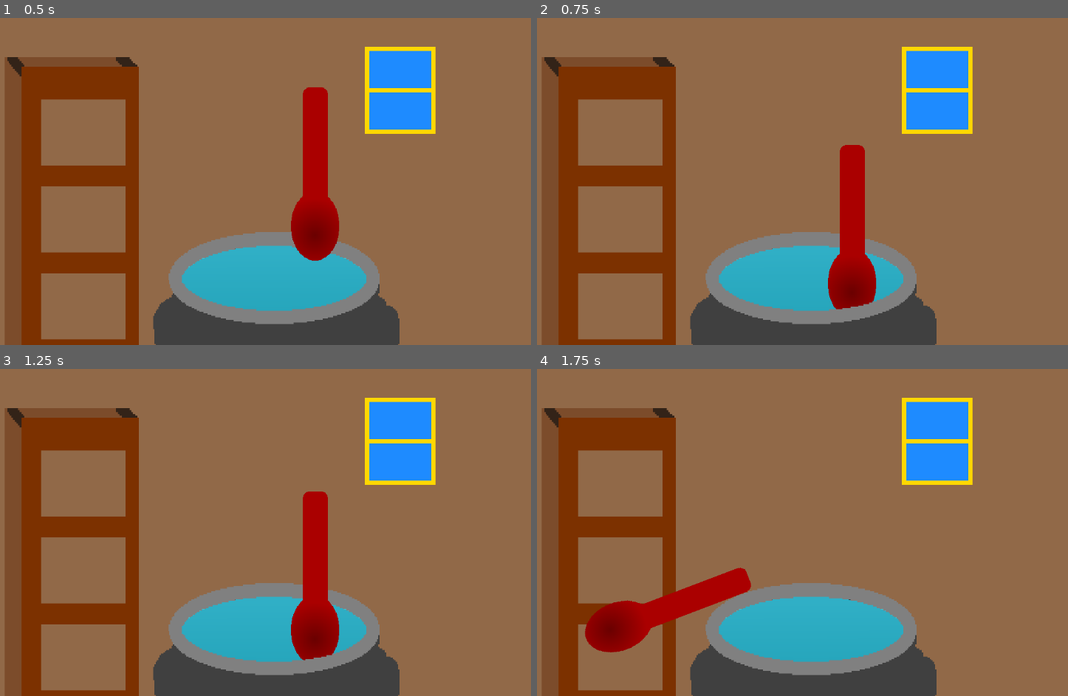
Above: before the commit, frames 1-4 (two rows, left to right).
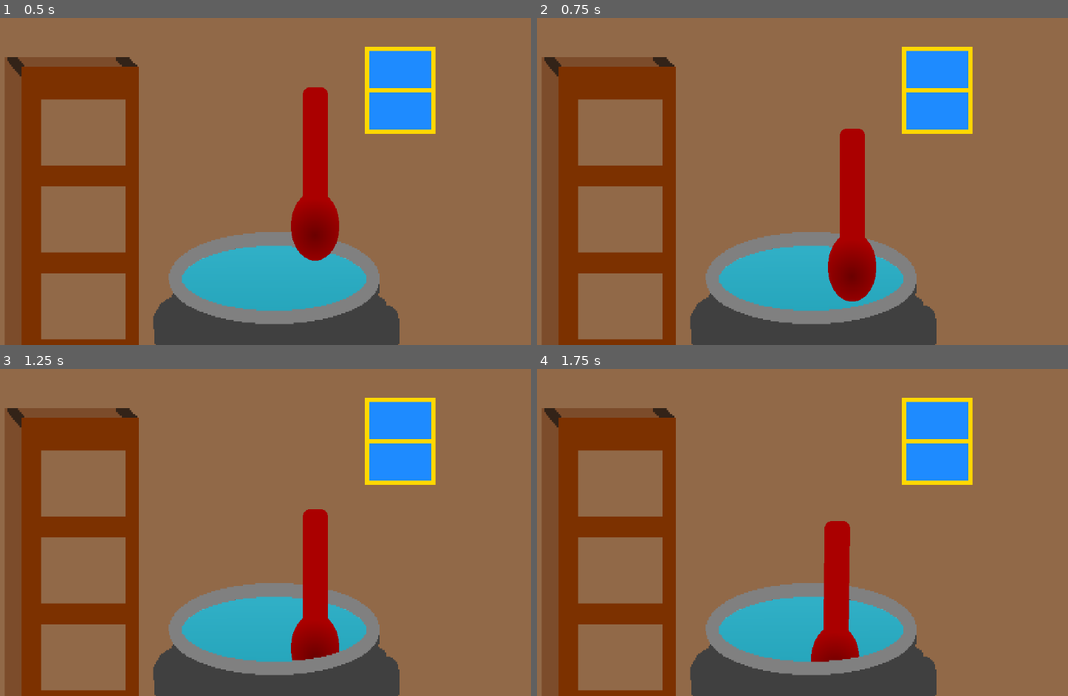
Above: after the commit, the same moments.

Repository: Moon613/Potions-Please
Game: Godot game, scene res://potion_brewing.tscn
The game is run twice, just before and just after one commit, with the same random seed, the same clock (stepped at 60 frames per second) and the same inputs. The project has no main scene, so this scene is started directly.
Inputs (mouse positions are in pixels of both pictures, inside the frame that each line leads up to):
- Up to frame 1 (0.5 s): no input
- Up to frame 2 (0.75 s): move the mouse to (850, 142) at 0.52 s; hold Right (ui_right) from 0.53 s (still down); hold Ctrl from 0.53 s (still down); click (850, 142) at 0.67 s
- Up to frame 3 (1.25 s): keep holding Right (ui_right); keep holding Ctrl
- Up to frame 4 (1.75 s): move the mouse to (690, 545) at 1.27 s; release Right (ui_right) at 1.28 s; release Ctrl at 1.28 s; hold Down (ui_down) from 1.28 s (still down); tap Ctrl at 1.35 s; click (690, 545) at 1.42 s

Frame 1 is identical in both runs. In frame 2, 1.1% of the frame differs, in the area x 54-64%, y 33-90%; in frame 3, 0.9%; in frame 4, 5.4%, in the area x 9-61%, y 46-90%.

Commit message:
More spoon physics

Diff:
--- a/src/Spoon.gd
+++ b/src/Spoon.gd
@@ -13,6 +13,15 @@
 
 		self.linear_velocity.y += (goal - self.position).normalized().y * (1000*abs(goal.y - self.position.y)) * delta;
 		self.linear_velocity.x += (goal - self.position).normalized().x * (1000*abs(goal.x - self.position.x)) * delta;
+		self.linear_velocity.x = clamp(self.linear_velocity.x, -1000, 1000);
+		self.linear_velocity.y = clamp(self.linear_velocity.y, -1000, 1000);
+
+		if get_colliding_bodies().is_empty():
+			self.constant_torque = -100000000 * self.rotation * delta;
+		else:
+			self.constant_torque = 0;
+			#self.linear_velocity.x = clamp(self.linear_velocity.x, -100, 100);
+			#self.linear_velocity.y = clamp(self.linear_velocity.y, -100, 100);
 
 # Called every frame. 'delta' is the elapsed time since the previous frame.
 func _process(delta):
@@ -25,12 +34,15 @@
 		if event.button_index == 1:
 			# A mouse press OR release.
 			if event.pressed:
-				self.gravity_scale = 50;
+				self.gravity_scale = 5;
 				self.linear_damp = 10;
 				FOLLOW_MOUSE = true;
 				RELATIVE_MOUSE_POSITION = self.position - get_global_mouse_position();
+				self.center_of_mass = RELATIVE_MOUSE_POSITION;
 			else:
 				self.linear_damp = 0;
 				self.gravity_scale = 1;
+				self.constant_torque = 0;
 				FOLLOW_MOUSE = false;
+				self.center_of_mass = Vector2(0,300);
 	pass
--- a/src/potion_brewing.tscn
+++ b/src/potion_brewing.tscn
@@ -23,6 +23,11 @@
 
 [sub_resource type="PhysicsMaterial" id="PhysicsMaterial_g2f47"]
 friction = 0.0
+rough = true
+bounce = 0.2
+absorbent = true
+
+[sub_resource type="WorldBoundaryShape2D" id="WorldBoundaryShape2D_3ii5e"]
 
 [node name="Potion Brewing" type="Node2D" unique_id=965922724]
 
@@ -61,8 +66,14 @@
 position = Vector2(137, -240)
 disable_mode = 2
 input_pickable = true
+mass = 3.0
 physics_material_override = SubResource("PhysicsMaterial_3ii5e")
+center_of_mass_mode = 1
+center_of_mass = Vector2(0, 300)
 can_sleep = false
+continuous_cd = 2
+contact_monitor = true
+max_contacts_reported = 5
 script = ExtResource("6_xks6y")
 
 [node name="Sprite2D" type="Sprite2D" parent="Spoon" unique_id=736801461]
@@ -91,4 +102,10 @@
 
 [node name="CollisionPolygon2D" type="CollisionPolygon2D" parent="Cauldron Hitbox" unique_id=828861719]
 position = Vector2(-317, 320)
-polygon = PackedVector2Array(32, 39, 38, 151, 318, 204, 597, 160, 593, 49, 622, 13, 660, 15, 657, 63, 723, 129, 726, 219, 318, 254, -16, 224, -63, 222, -72, 136, -6, 53, -24, -1, 12, -1)
+polygon = PackedVector2Array(32, 39, 32, 171, 317, 229, 593, 177, 593, 49, 622, 13, 660, 15, 657, 63, 723, 129, 726, 219, 317, 254, -16, 224, -63, 222, -72, 136, -6, 53, -24, -1, 12, -1)
+
+[node name="Floor" type="StaticBody2D" parent="." unique_id=41236175]
+position = Vector2(0, 544)
+
+[node name="CollisionShape2D" type="CollisionShape2D" parent="Floor" unique_id=803338476]
+shape = SubResource("WorldBoundaryShape2D_3ii5e")
